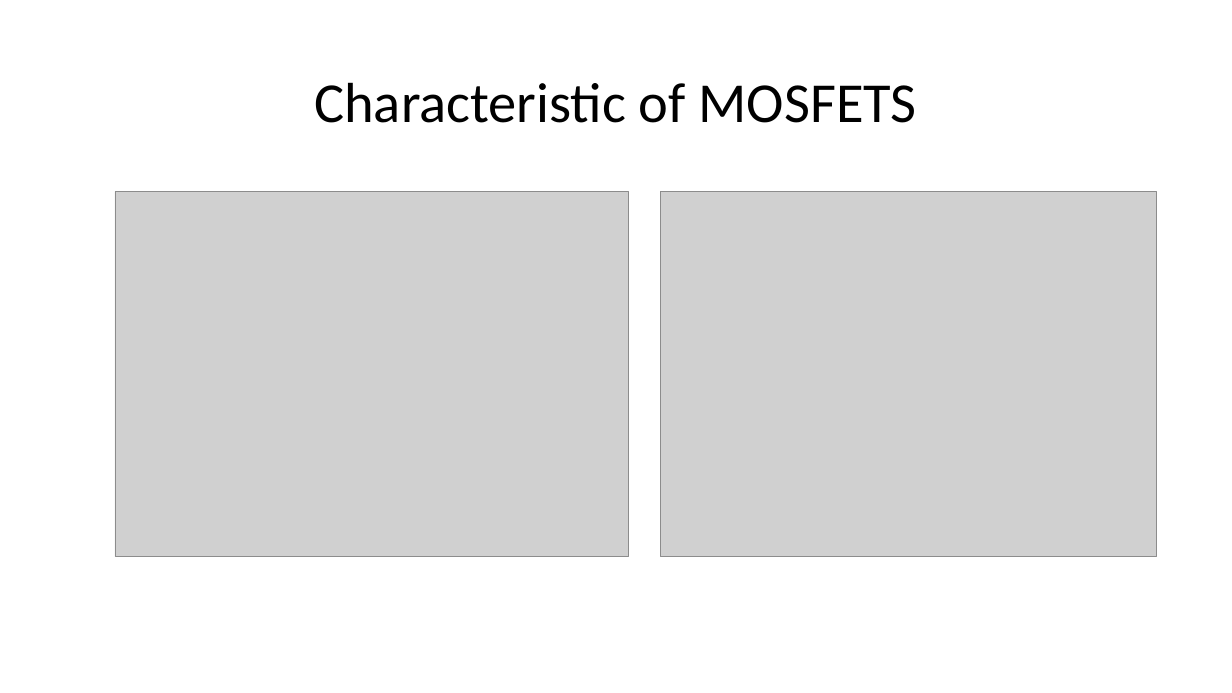
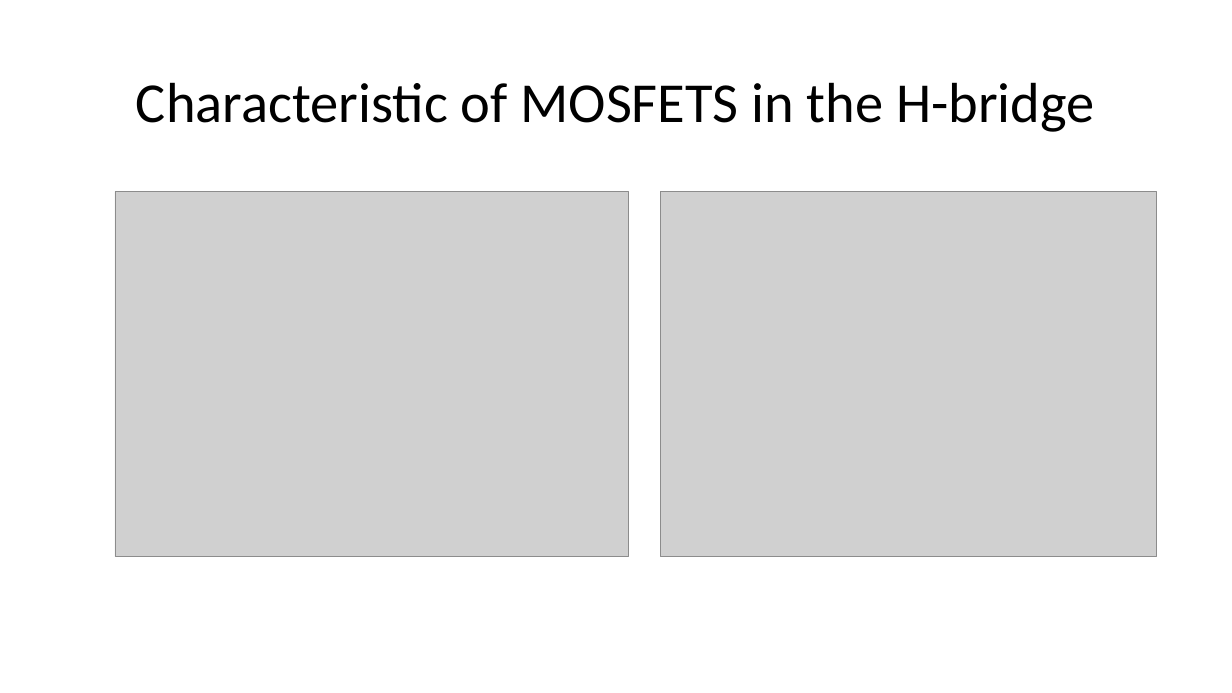
Before and after one commit to RaghavJuyal/Millikan-Oil-Drop, a slide deck: slide 5 of components/Millikan.pptx (slide 4 before the commit). Drawn at 1232x693 pixels with LibreOffice and Linux fonts; fonts in the diff are those of the drawing; grey boxes stand for pictures. Boxes give left, top, right and bottom in pixels: in the first picture for what was removed or moved away, otherwise in the second. Text is boxed around its words. In the diff, an @@ line names an element or a change of style, - is before the commit and + after.

```diff
--- a/components/Millikan.pptx
+++ b/components/Millikan.pptx
@@ title at <box>136,82,1095,132</box>: text changed @@
-Characteristic of MOSFETS
+Characteristic of MOSFETS in the H-bridge
```
Also in this commit, not shown: 1 other slide changed, 3 slides added.
